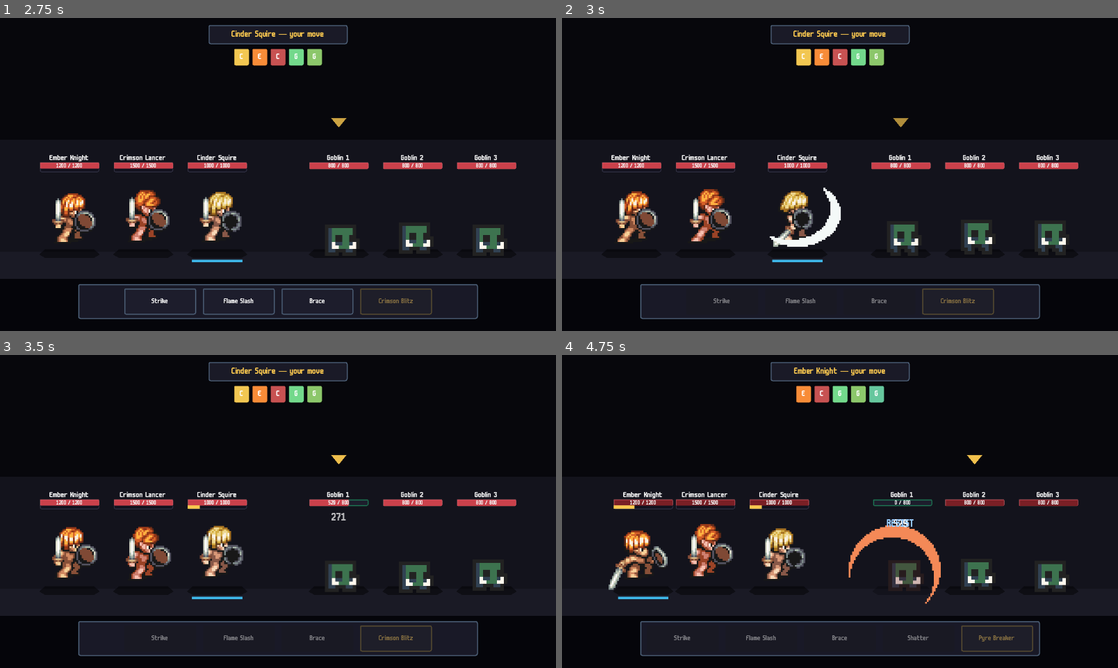
Above: before the commit, frames 1-4 (two rows, left to right).
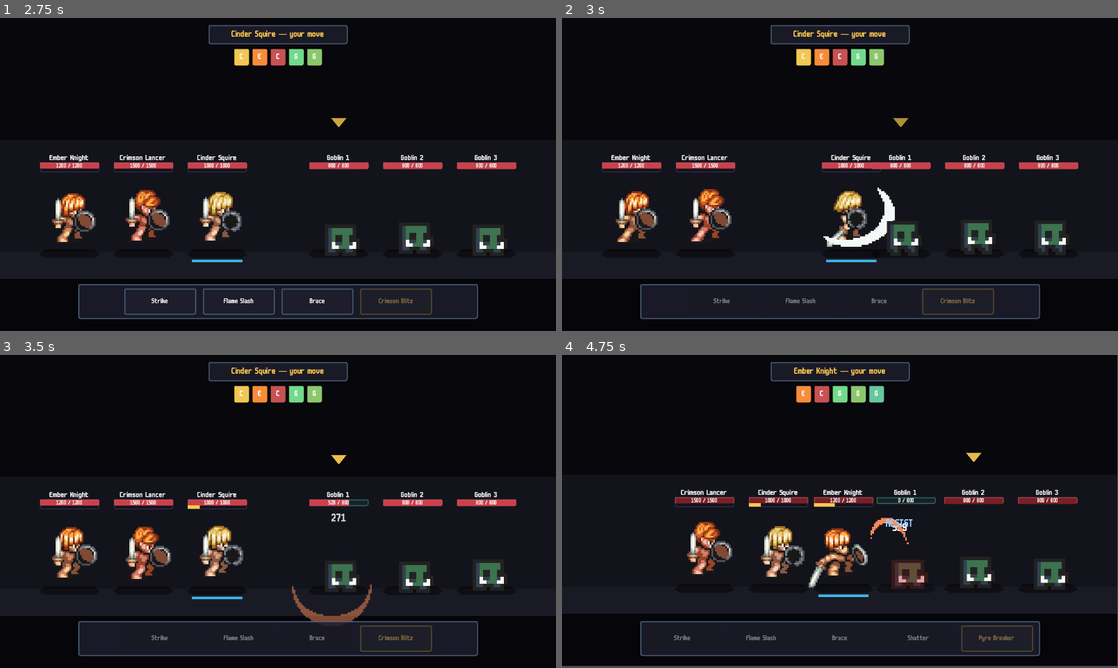
Above: after the commit, the same moments.

Repository: joppe2001/Vaelthorn
Game: Godot game, scene res://scenes/title/title.tscn
Two runs of this game, one before a commit and one after it. Both use one fixed random seed, a clock stepped at 60 frames per second and the inputs below.
Inputs (mouse positions are in pixels of both pictures, inside the frame that each line leads up to):
- Up to frame 1 (2.75 s): tap Enter at 0.5 s; move the mouse to (400, 158) at 0.52 s; click (400, 158) at 0.67 s; click "Enter Battle" at 1.25 s; click "Start Battle" at 2 s
- Up to frame 2 (3 s): click "Strike" at 2.75 s
- Up to frame 3 (3.5 s): no input
- Up to frame 4 (4.75 s): move the mouse to (628, 542) at 3.52 s; click (628, 542) at 3.67 s; click "Flame Slash" at 4.25 s

Frame 1 is identical in both runs. In frame 2, 2.8% of the frame differs, in the area x 37-60%, y 43-78%; in frame 3, 0.4%; in frame 4, 8.7%, in the area x 0-100%, y 0-100%.

Commit message:
feat: attacker dashes to in-front-of-target instead of a 42px hop
The old _lunge always moved exactly 42 pixels toward the target —
basically a polite nudge. The new dash travels almost all the way
across the gap, stopping APPROACH_GAP (110px) short of the target so
sprites don't overlap. Travel is capped at APPROACH_DASH_MAX (520px)
so screen-spanning dashes don't read as a teleport.

Timing is fixed (LUNGE_OUT 0.30s out, LUNGE_BACK 0.30s back) instead
of varying with distance — this lines up with Mana Seed's
160/65/65/200ms attack timing so the slash impact frame plays right
as the attacker arrives at the target:

  t=0.00  body anim starts (frame 0 wind-up)  +  dash starts
  t=0.30  dash complete, attacker at target   +  anim hits impact
                                                 (slash arc + popup
                                                  spawn at target)
  t=0.30  dash back starts
  t=0.60  attacker home, idle resumes

Affects heroes (single-target + AoE) and enemy turns uniformly — both
sides call _lunge so both sides now engage properly. For AoE skills
the dash targets the enemy centroid, so the attacker ends up in the
middle of the group as the slash radiates out.

Diff:
--- a/scenes/battle/battle.gd
+++ b/scenes/battle/battle.gd
@@ -25,11 +25,17 @@
 const ENEMY_COUNT := 3
 const TEST_ENEMY_ID := "training_slime"
 
-const LUNGE_DISTANCE := 42.0
-# Tuned to Mana Seed's recommended attack timing (160/65/65/200ms):
-# impact lands around frame 2 (~225ms), follow-through to ~490ms.
-const LUNGE_OUT := 0.225
-const LUNGE_BACK := 0.27
+# Distance the attacker stops short of the target. Big enough that the
+# attacker and target sprites don't overlap, small enough that the slash
+# arc + impact reads as a proper engagement.
+const APPROACH_GAP := 110.0
+# Maximum dash distance — never go further than this even if the target
+# is across the screen. Keeps super-long dashes from looking teleporty.
+const APPROACH_DASH_MAX := 520.0
+# Tuned to Mana Seed's recommended attack timing (160/65/65/200ms): the
+# attacker arrives at the target right as the slash impact frame plays.
+const LUNGE_OUT := 0.30
+const LUNGE_BACK := 0.30
 const DEFAULT_ATB_COST := 100.0
 
 # Per-skill slash VFX variant. Maps a skill id to one of the animations
@@ -846,13 +852,28 @@
 
 # ─── VFX helpers ─────────────────────────────────────────────────────
 
+## Dash the unit toward a target position, stopping APPROACH_GAP pixels
+## short so attacker and target sprites don't overlap. Then return to
+## the origin. Distance is capped at APPROACH_DASH_MAX so cross-screen
+## dashes don't read as a teleport.
+##
+## Timing stays fixed (LUNGE_OUT / LUNGE_BACK) so the attack body anim,
+## slash arc, and damage popup all land at the impact moment regardless
+## of how far the unit had to travel.
 func _lunge(unit: Node2D, toward: Vector2) -> void:
 	var origin := unit.position
-	var dir := (toward - unit.global_position).normalized()
-	var target := origin + dir * LUNGE_DISTANCE
+	var to_target: Vector2 = toward - unit.global_position
+	var dir: Vector2 = to_target.normalized()
+	# Stop short of the target. If the gap math goes negative (already
+	# closer than the gap), just don't move.
+	var travel: float = max(0.0, to_target.length() - APPROACH_GAP)
+	travel = min(travel, APPROACH_DASH_MAX)
+	var target: Vector2 = origin + dir * travel
 	var tween := create_tween()
-	tween.tween_property(unit, "position", target, LUNGE_OUT).set_trans(Tween.TRANS_QUART).set_ease(Tween.EASE_OUT)
-	tween.tween_property(unit, "position", origin, LUNGE_BACK).set_trans(Tween.TRANS_QUART).set_ease(Tween.EASE_IN)
+	tween.tween_property(unit, "position", target, LUNGE_OUT) \
+		.set_trans(Tween.TRANS_QUART).set_ease(Tween.EASE_OUT)
+	tween.tween_property(unit, "position", origin, LUNGE_BACK) \
+		.set_trans(Tween.TRANS_QUART).set_ease(Tween.EASE_IN)
 
 
 func _spawn_slash(at: Vector2, flipped: bool, variant: StringName = &"slash1", tint: Color = SLASH_TINT_NEUTRAL) -> void:
